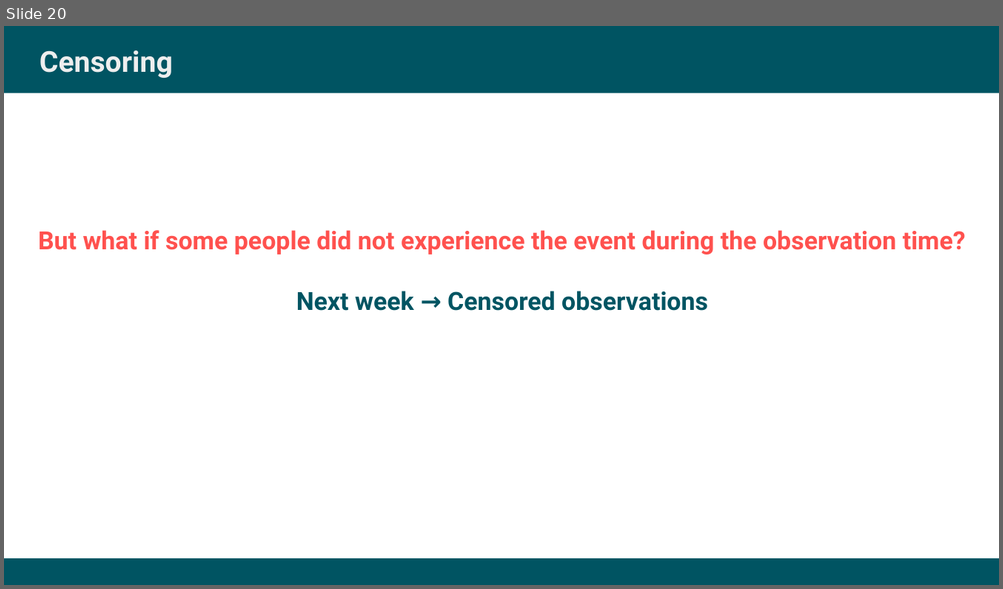
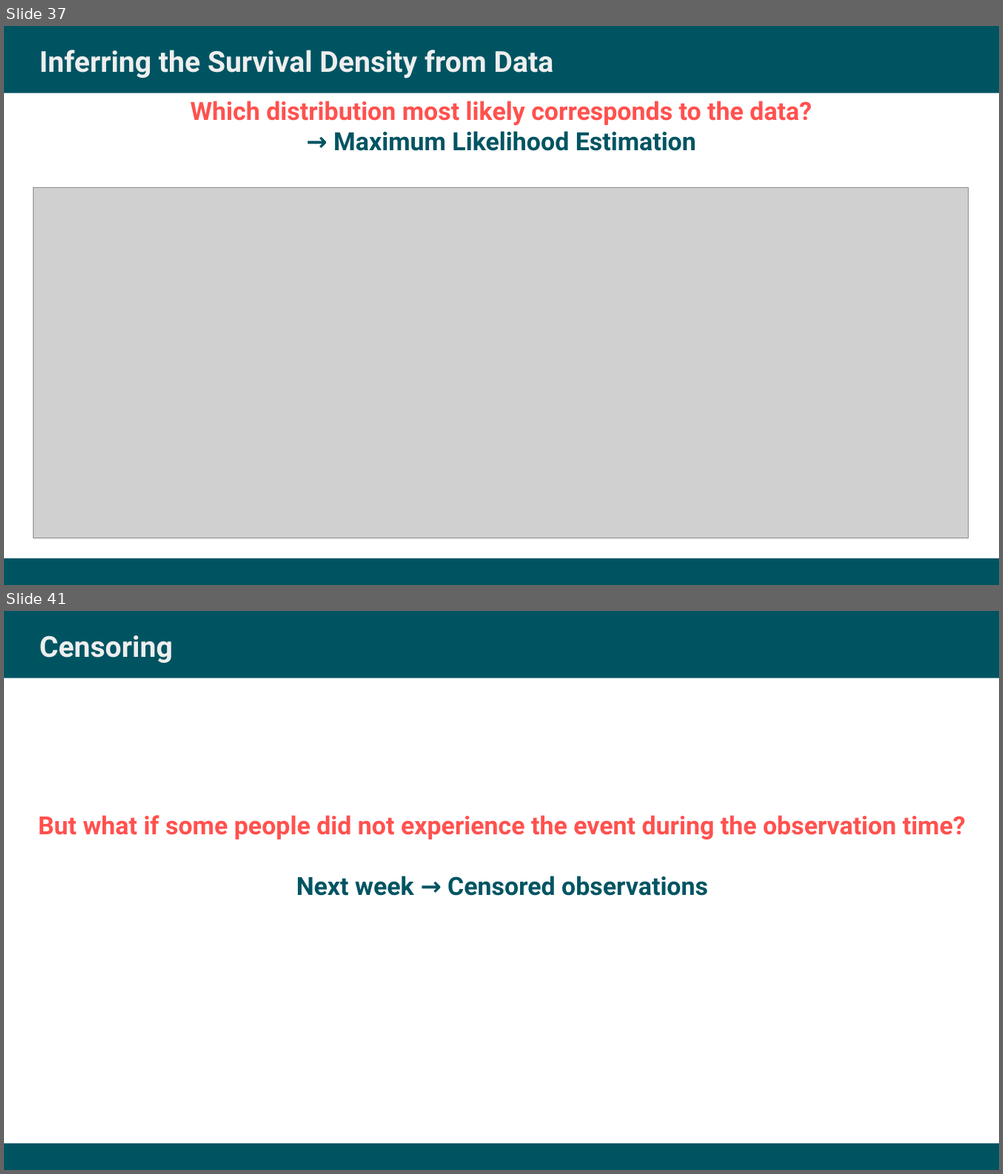
Before and after one commit to jschoeley/survival_analysis-ur-ss22, a slide deck: 02-from_data_to_distribution/doc/02-from_data_to_distribution.odp. Shown one above the other, each under a label of ours: slide 20 before the commit, slides 37 and 41 after it; the slides between them are not shown. The pictures are 1003x589 and 1003x1174 pixels, drawn with LibreOffice and Linux fonts; fonts in the diff are those of the drawing; grey boxes stand for pictures. Boxes give left, top, right and bottom in pixels: in the first picture for what was removed or moved away, otherwise in the second. Text is boxed around its words. In the diff, an @@ line names an element or a change of style, - is before the commit and + after.

```diff
--- a/02-from_data_to_distribution/doc/02-from_data_to_distribution.odp
+++ b/02-from_data_to_distribution/doc/02-from_data_to_distribution.odp
@@ slide 37 added at (4, 26, 999, 585), background #FFFFFF; not listed: 2 template elements that a slide beside it also shows @@
@@ title added at (40, 50, 554, 79), 23.1 pt, text #EEEEEE, bold @@
+Inferring the Survival Density from Data
@@ text added at (190, 101, 811, 151), 20 pt, text #FF514E, bold @@
+Which distribution most likely corresponds to the data?
+→ Maximum Likelihood Estimation
@@ picture added at (34, 187, 968, 538) @@
@@ what was slide 20 is now slide 41 @@
```
Also in this commit, not shown: 20 other slides added, 1 slide removed, 19 other files.
